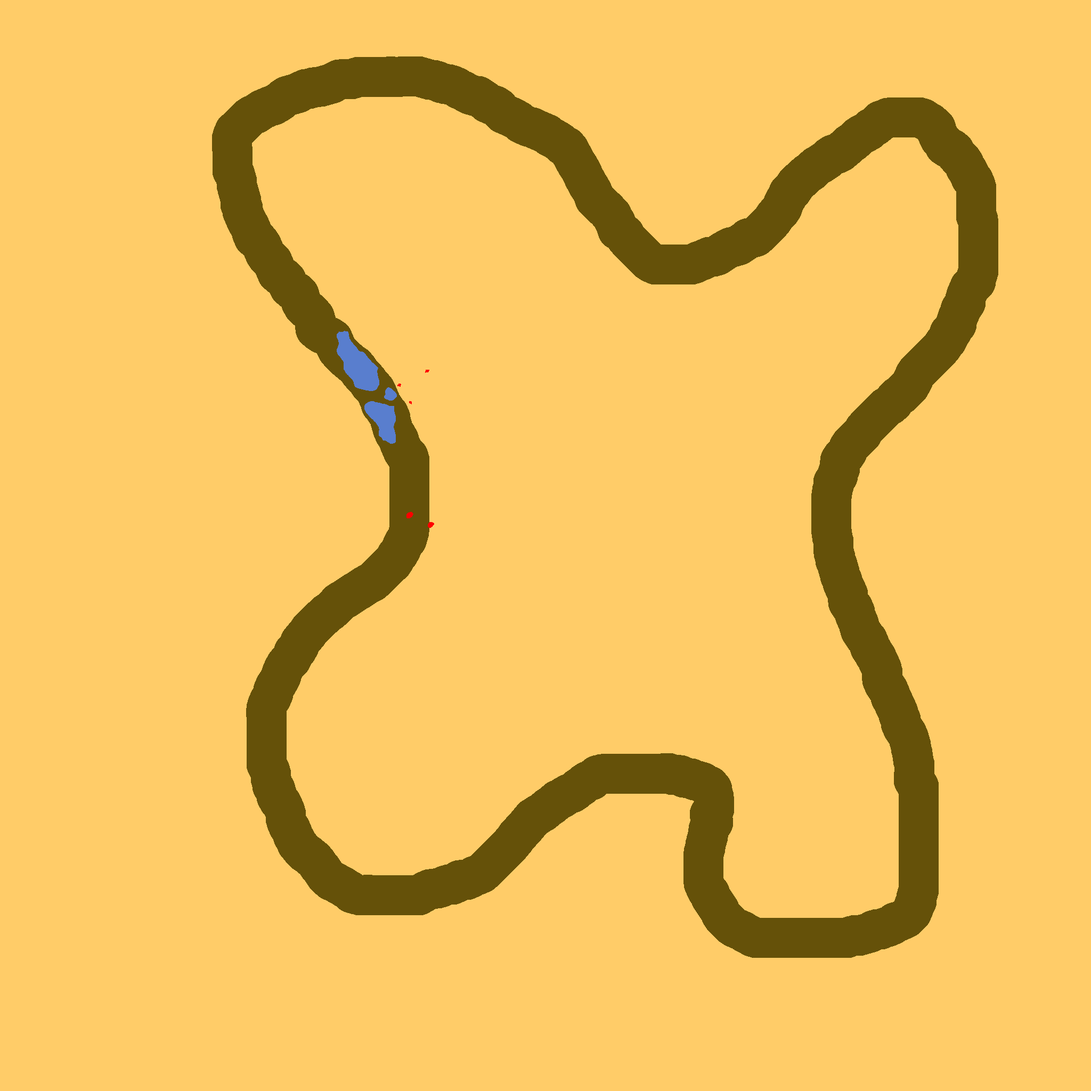
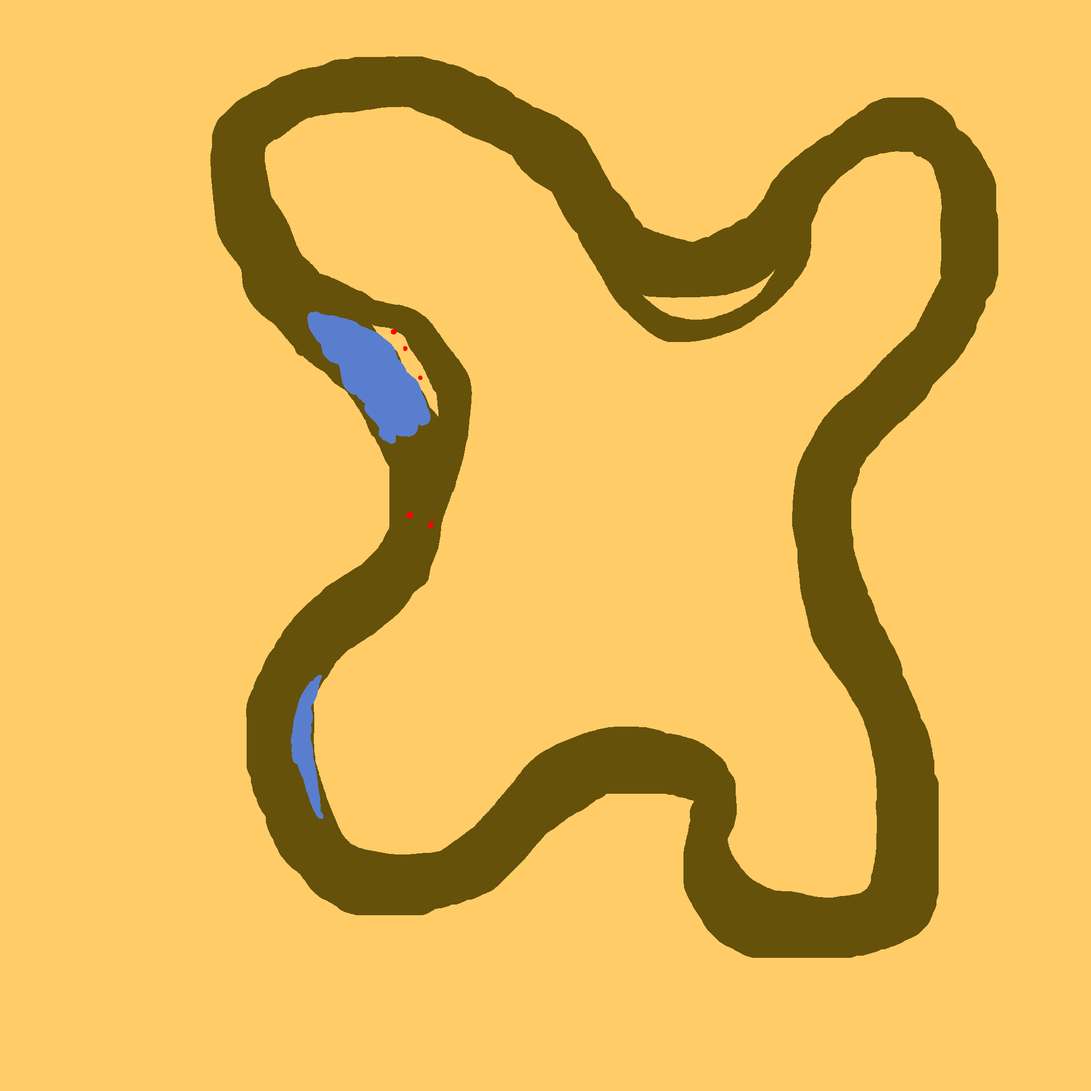
Revision of a layered 1091x1091 image; what changed, layer by layer:
painted on "colliders" over (x1=375, y1=306, x2=444, y2=580)
painted on "puddles" over (x1=272, y1=306, x2=444, y2=853)
painted on "background" over (x1=210, y1=96, x2=959, y2=919)
